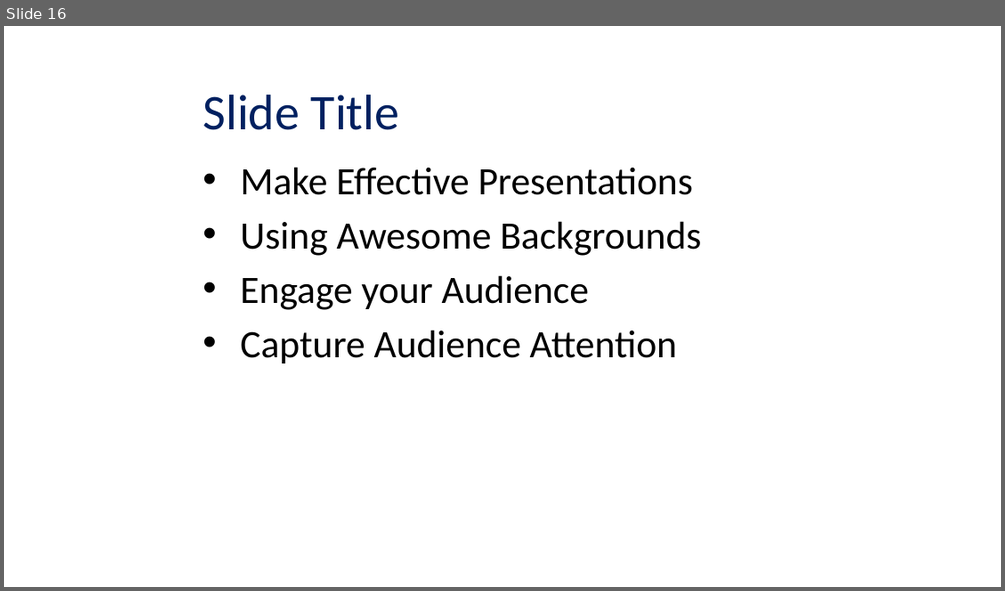
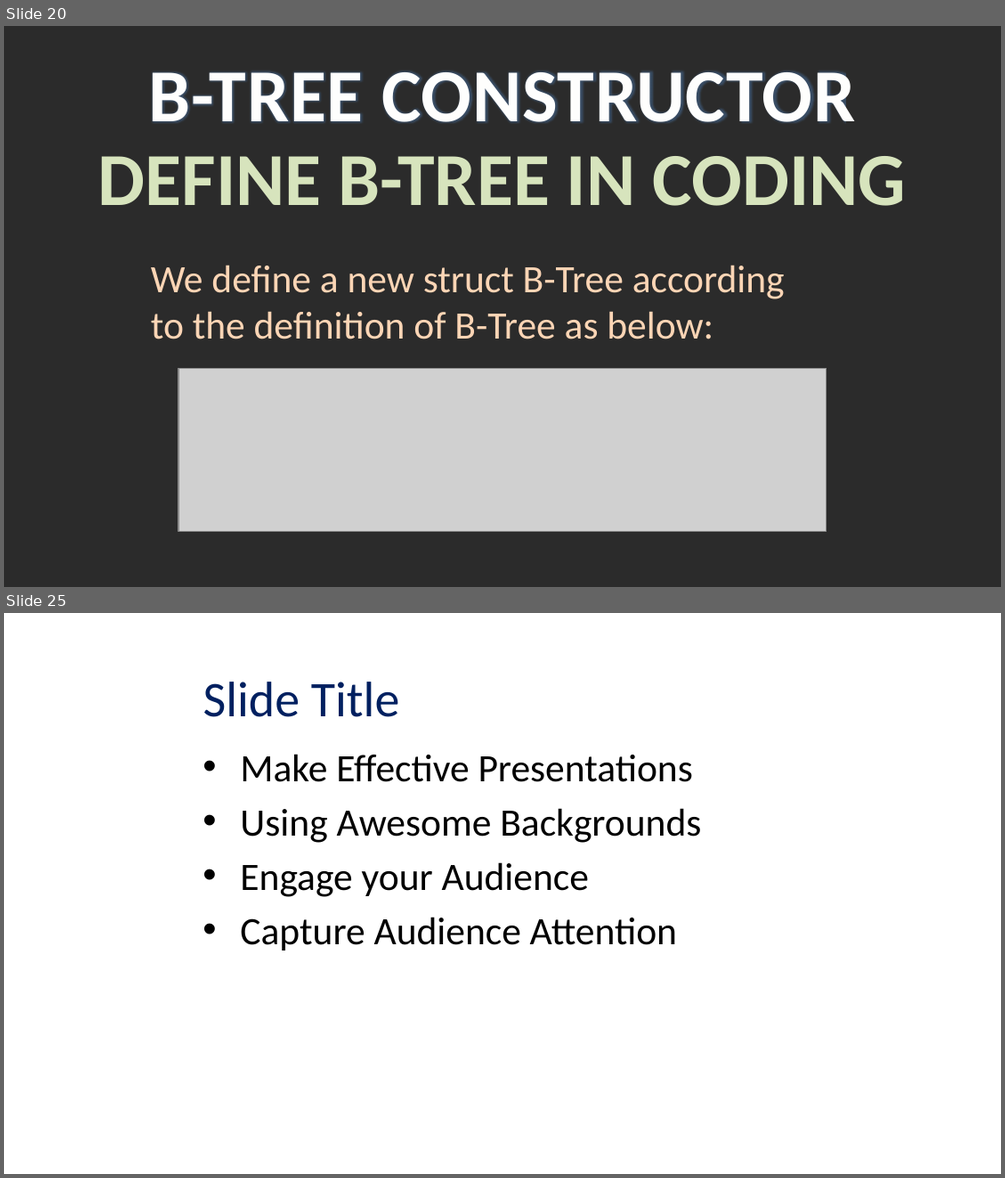
Before and after one commit to viettungvuong/Seminar, a slide deck: Seminar.pptx. Shown one above the other, each under a label of ours: slide 16 before the commit, slides 20 and 25 after it; the slides between them are not shown. The pictures are 1005x591 and 1005x1178 pixels, drawn with LibreOffice and Linux fonts; fonts in the diff are those of the drawing; grey boxes stand for pictures; background and template pictures are left out; a plain dark background stands for a picture behind light text. Boxes give left, top, right and bottom in pixels: in the first picture for what was removed or moved away, otherwise in the second. Text is boxed around its words. In the diff, an @@ line names an element or a change of style, - is before the commit and + after.

```diff
--- a/Seminar.pptx
+++ b/Seminar.pptx
@@ slide 20 added at [4,26,1001,587], background picture (left out) @@
@@ text added at [148,71,855,122], 54 pt, text #FEFEFE, bold @@
+B-TREE CONSTRUCTOR
@@ text added at [98,156,906,206], 54 pt, text pattern #9BBB59 on #D7E4BD, bold @@
+DEFINE B-TREE IN CODING
@@ text added at [151,265,785,339], 28 pt, text #FCD5B5 @@
+We define a new struct B-Tree according to the definition of B-Tree as below:
@@ picture added at [178,368,826,532] @@
@@ what was slide 16 is now slide 25 @@
```
Also in this commit, not shown: 8 other slides added.
